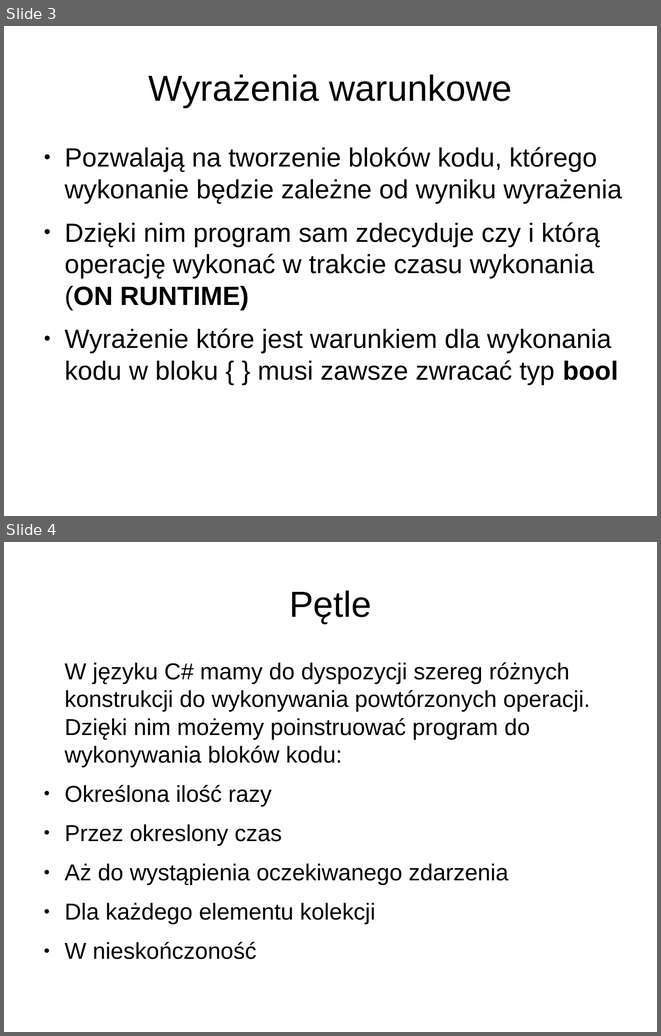
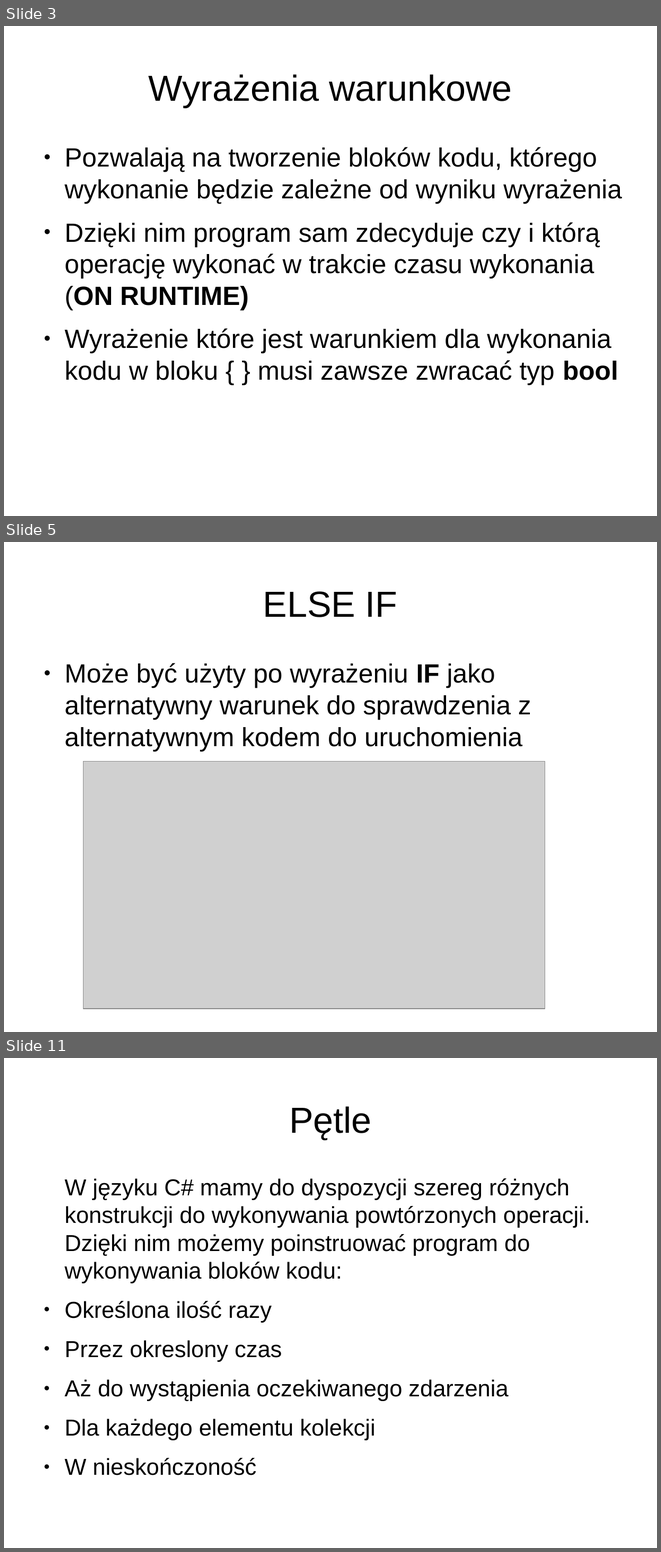
Before and after one commit to pawszo/AkademiaSI, a slide deck: Lekcja4/Prezentacja/Prezentacja.odp. Shown one above the other, each under a label of ours: slides 3 and 4 before the commit, slides 3, 5 and 11 after it; the slides between them are not shown. The pictures are 661x1036 and 661x1552 pixels, drawn with LibreOffice and Linux fonts; fonts in the diff are those of the drawing; grey boxes stand for pictures. Boxes give left, top, right and bottom in pixels: in the first picture for what was removed or moved away, otherwise in the second. Text is boxed around its words. In the diff, an @@ line names an element or a change of style, - is before the commit and + after.

```diff
--- a/Lekcja4/Prezentacja/Prezentacja.odp
+++ b/Lekcja4/Prezentacja/Prezentacja.odp
@@ slide 5 added at (x1=4, y1=542, x2=657, y2=1032), background #FFFFFF @@
@@ title added at (x1=263, y1=591, x2=398, y2=617), 44 pt, text #000000 @@
+ELSE IF
@@ text added at (x1=64, y1=663, x2=531, y2=751), 32 pt, text #000000 @@
+● Może być użyty po wyrażeniu IF jako alternatywny warunek do sprawdzenia z alternatywnym kodem do uruchomienia
@@ picture added at (x1=84, y1=761, x2=546, y2=1008) @@
@@ what was slide 4 is now slide 11 @@
```
Also in this commit, not shown: 6 other slides added, 5 other files.
